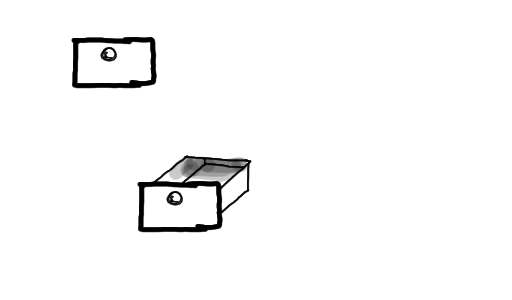
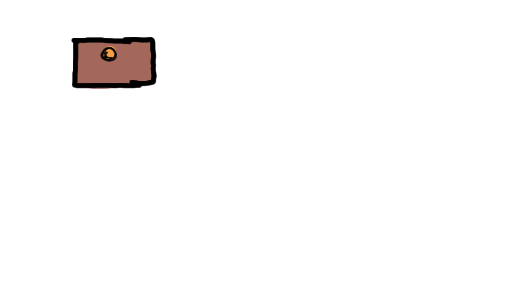
The second 512x300 image is a revision of the first. Changes to its layers:
moved "Malebene 1" above "Malebene 2" over [77, 38, 252, 233]
renamed "Kopie von Malebene 1" to "Malebene 2", painted on it over [77, 38, 252, 233]
